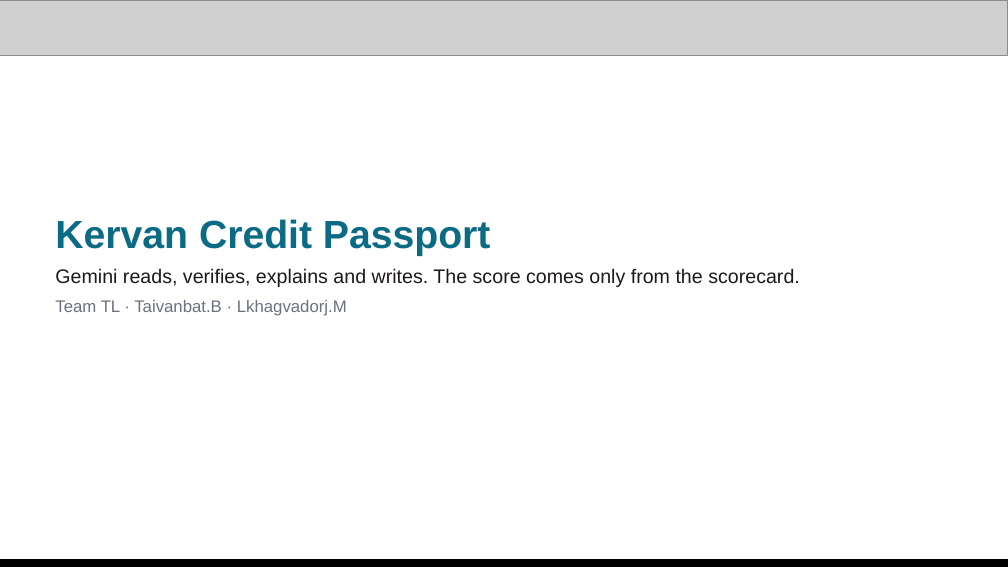
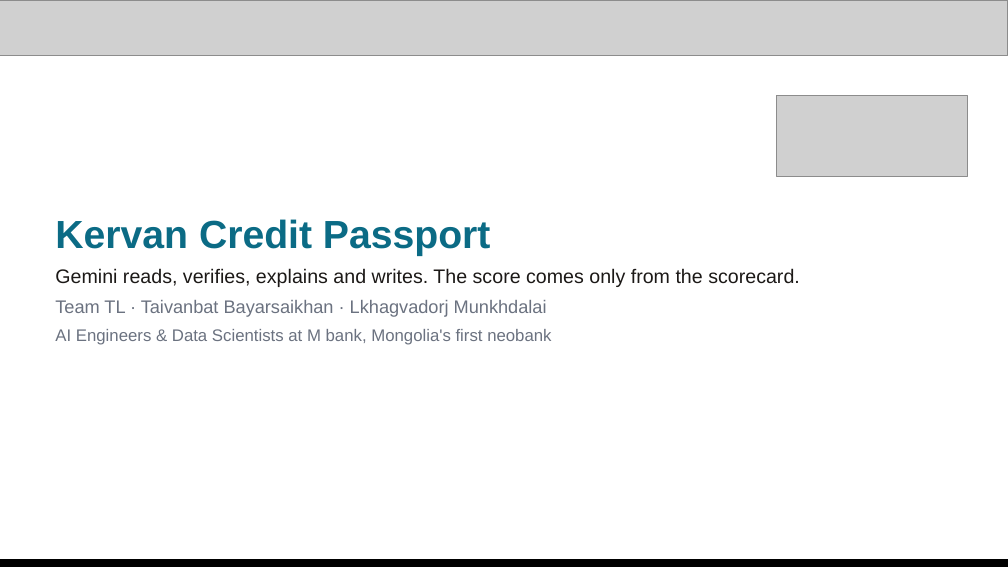
Before and after one commit to taivnaaiwnl/singsing, a slide deck: slide 14 of submission/Kervan_TL_pitch_deck.pptx. Drawn at 1008x567 pixels with LibreOffice and Linux fonts; fonts in the diff are those of the drawing; grey boxes stand for pictures. Boxes give left, top, right and bottom in pixels: in the first picture for what was removed or moved away, otherwise in the second. Text is boxed around its words. In the diff, an @@ line names an element or a change of style, - is before the commit and + after.

Commit message:
Team affiliation: M bank logo and roles on title/closing slides, description and video intro

```diff
--- a/submission/Kervan_TL_pitch_deck.pptx
+++ b/submission/Kervan_TL_pitch_deck.pptx
@@ picture added at (776,96,968,176) @@
@@ text at (55,300,551,345): text changed @@
-Team TL · Taivanbat.B · Lkhagvadorj.M
+Team TL · Taivanbat Bayarsaikhan · Lkhagvadorj Munkhdalai
+AI Engineers & Data Scientists at M bank, Mongolia's first neobank
```
Also in this commit, not shown: 1 other slide changed, 20 other files.
